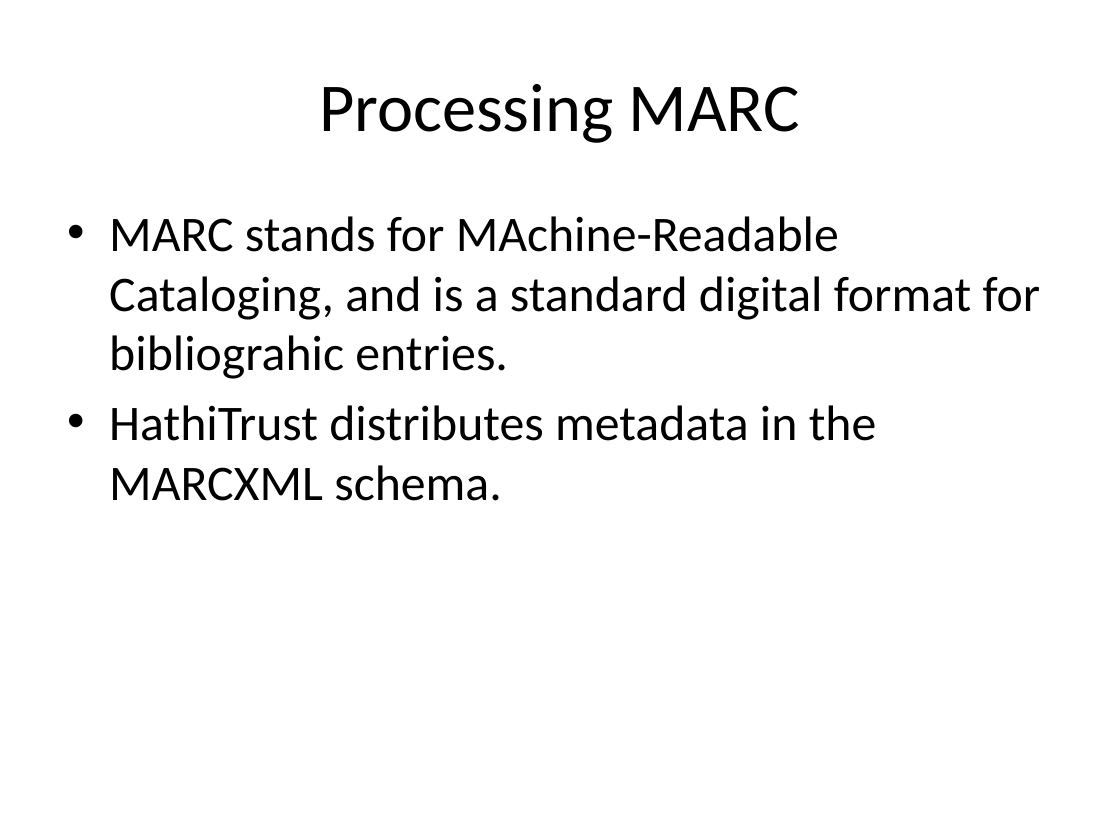
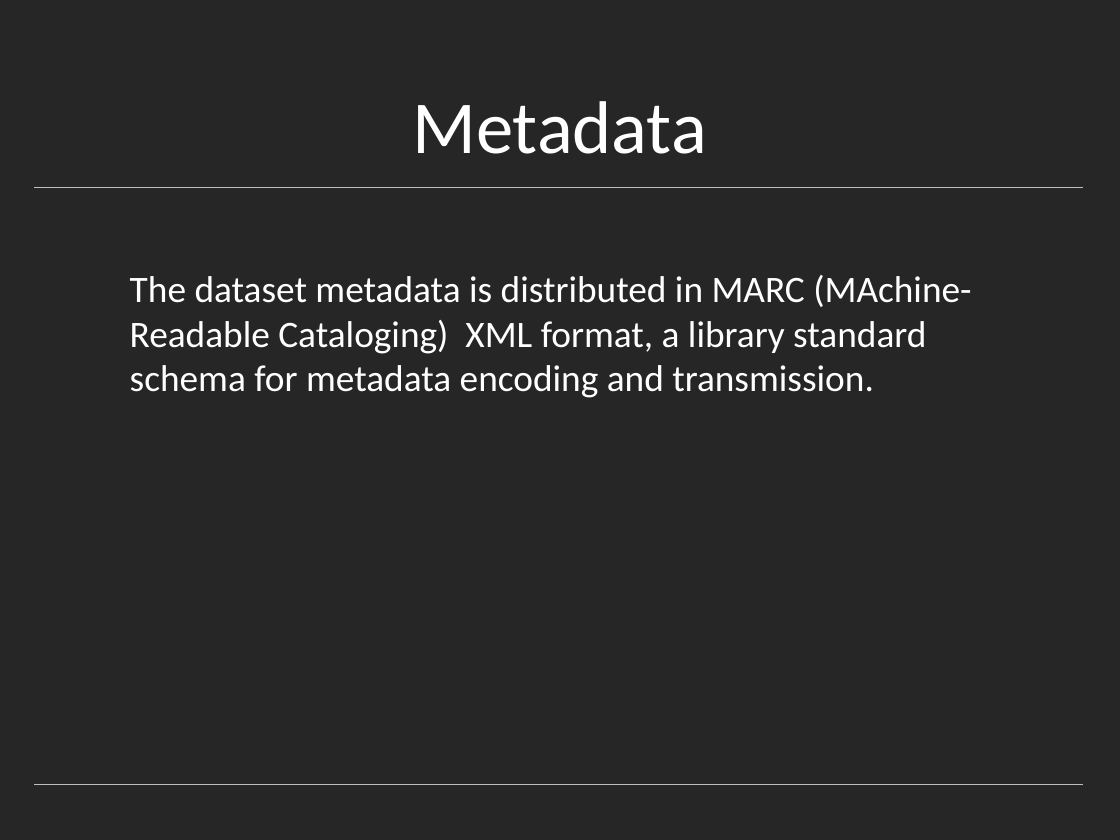
Before and after one commit to rlmv/hathitrust-soer, a slide deck: slide 18 of notes/HathiTrust.pptx (slide 17 before the commit). Drawn at 1120x840 pixels with LibreOffice and Linux fonts; fonts in the diff are those of the drawing. Boxes give left, top, right and bottom in pixels: in the first picture for what was removed or moved away, otherwise in the second. Text is boxed around its words. In the diff, an @@ line names an element or a change of style, - is before the commit and + after.

```diff
--- a/notes/HathiTrust.pptx
+++ b/notes/HathiTrust.pptx
@@ background #FFFFFF to #262626 @@
@@ title "Metadata" at <box>412,101,706,154</box>: vertical alignment middle to bottom @@
@@ title at <box>412,101,706,154</box>: text changed; size 44 to 48 pt; text colour #000000 to #FFFFFF @@
-Processing MARC
+Metadata
@@ freeform shape added at <box>35,187,1083,187</box>, outline #BFBFBF 0.25 pt @@
@@ text at <box>130,275,971,398</box>: text changed; size 32 to 24 pt; text colour #000000 to #FFFFFF @@
-• MARC stands for MAchine-Readable Cataloging, and is a standard digital format for bibliograhic entries.
-• HathiTrust distributes metadata in the MARCXML schema.
+The dataset metadata is distributed in MARC (MAchine-Readable Cataloging) XML format, a library standard schema for metadata encoding and transmission.
@@ freeform shape added at <box>35,784,1083,784</box>, outline #BFBFBF 0.25 pt @@
```
Also in this commit, not shown: 7 other slides changed, 17 slides added, 20 slides removed.
